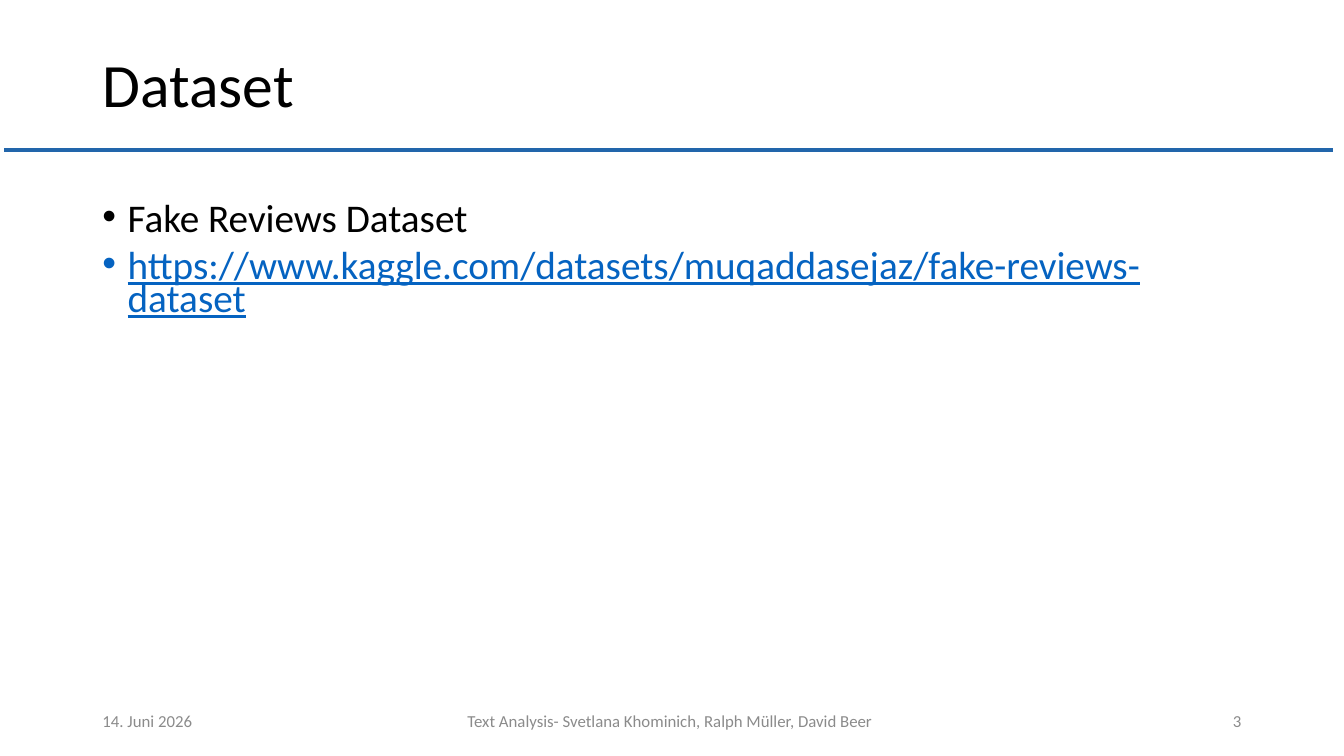
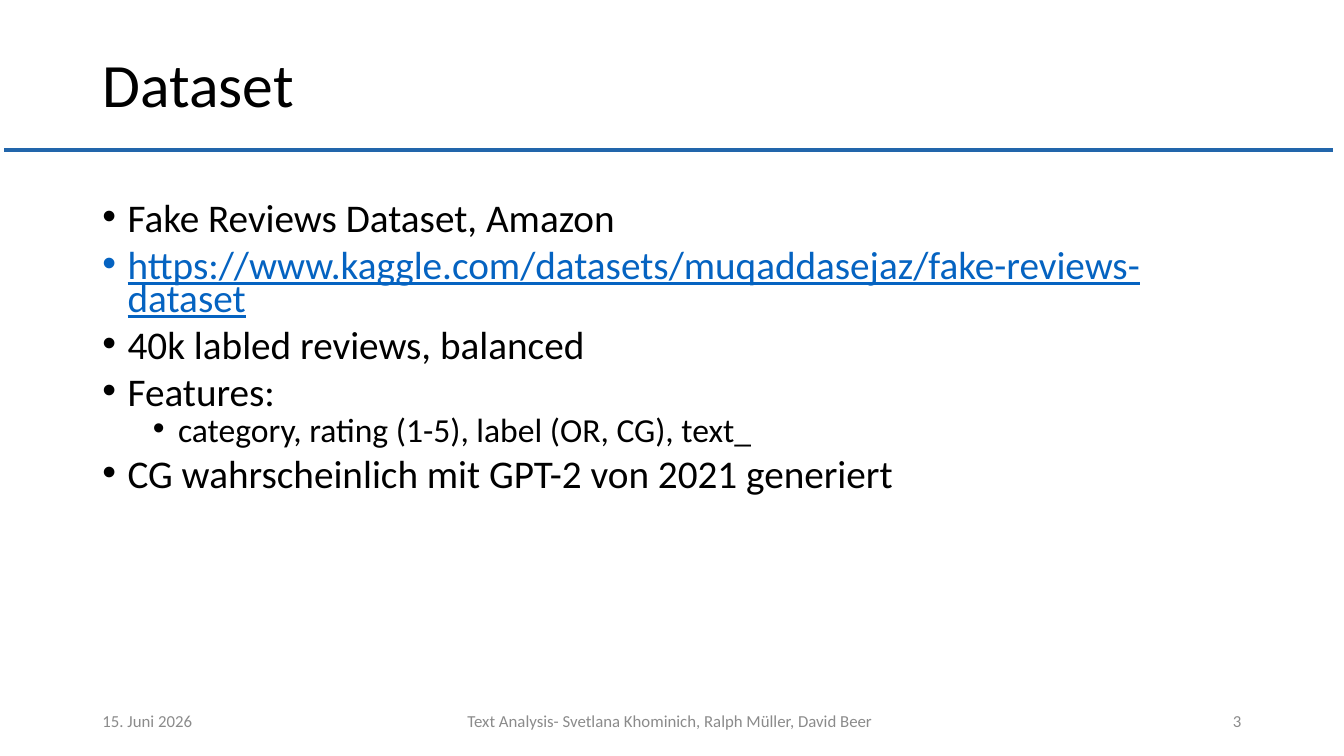
Before and after one commit to muellR/text_analysis, a slide deck: slide 3 of presentation/ln_text_analysis.pptx. Drawn at 1344x756 pixels with LibreOffice and Linux fonts; fonts in the diff are those of the drawing; background and template pictures are left out. Boxes give left, top, right and bottom in pixels: in the first picture for what was removed or moved away, otherwise in the second. Text is boxed around its words. In the diff, an @@ line names an element or a change of style, - is before the commit and + after.

Commit message:
presentation

```diff
--- a/presentation/ln_text_analysis.pptx
+++ b/presentation/ln_text_analysis.pptx
@@ text at [128, 204, 615, 237]: text changed @@
-• Fake Reviews Dataset
+• Fake Reviews Dataset, Amazon
@@ text at [128, 331, 892, 495]: paragraphs added @@
+• 40k labled reviews, balanced
+• Features:
+  • category, rating (1-5), label (OR, CG), text_
+• CG wahrscheinlich mit GPT-2 von 2021 generiert
@@ text at [102, 715, 192, 727]: text changed @@
-14. Juni 2026
+15. Juni 2026
```
Also in this commit, not shown: 4 other slides changed, 16 slides added, 8 other files.
